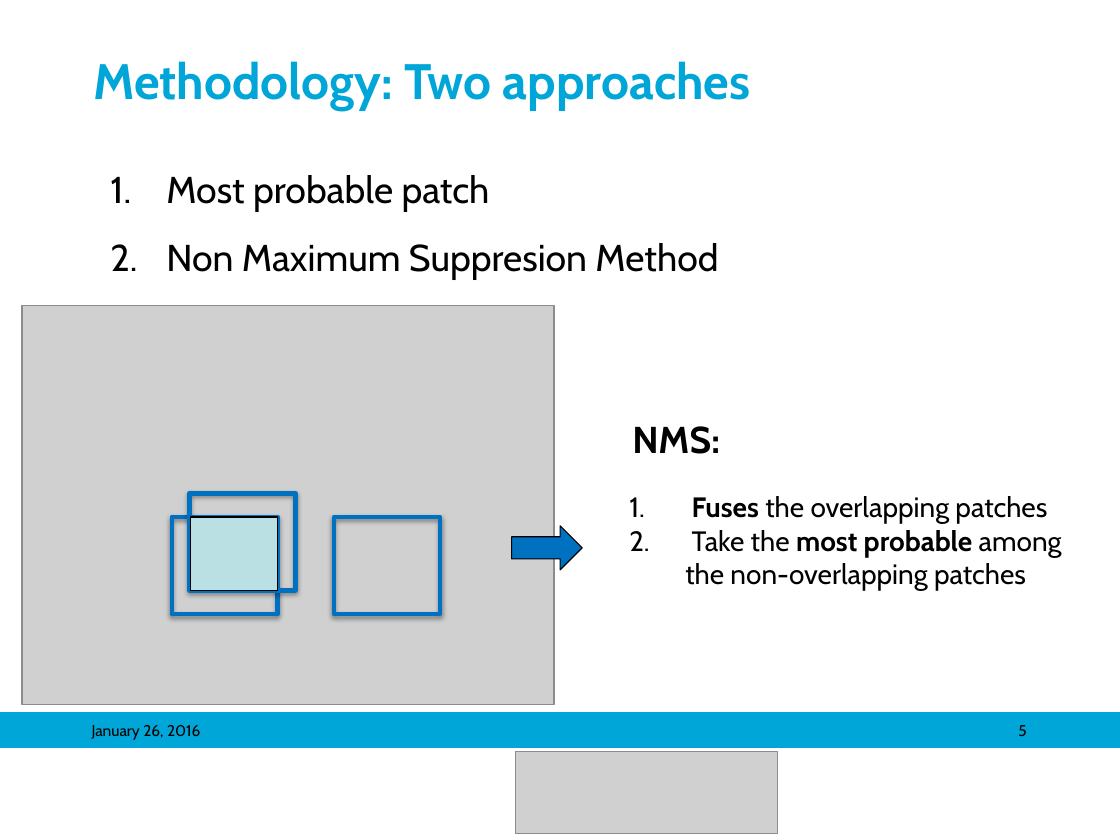
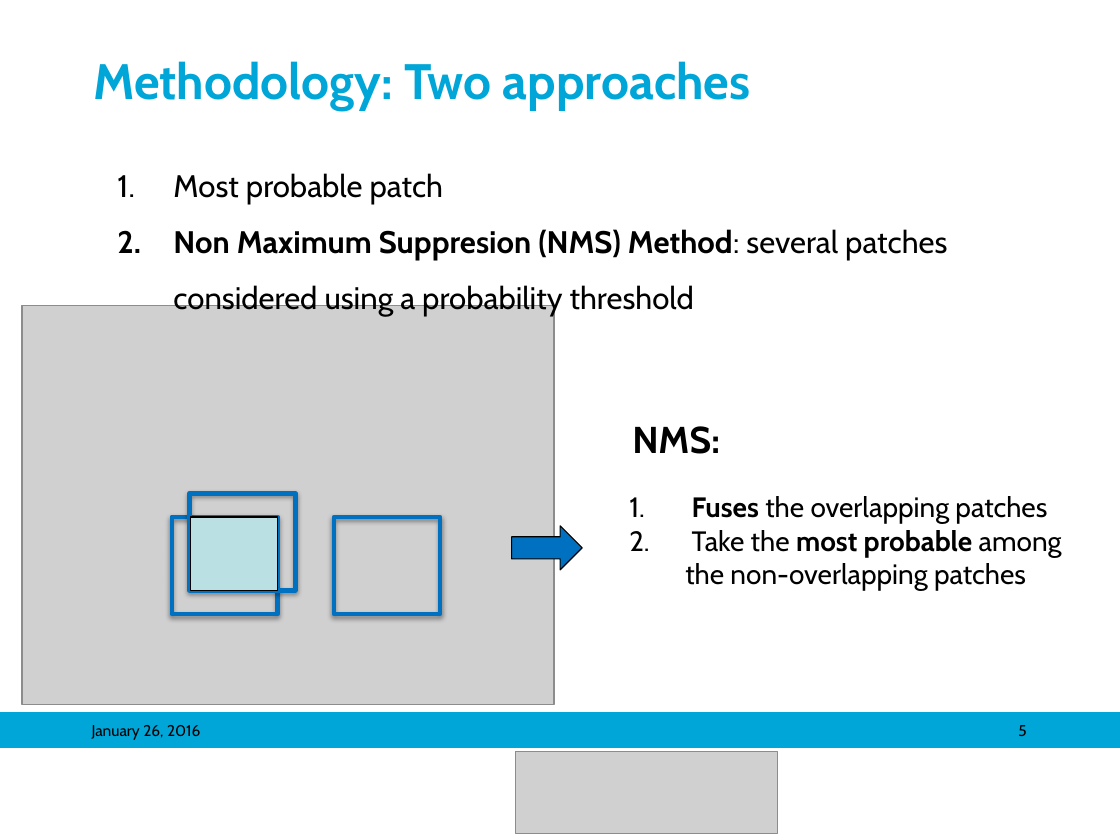
Before and after one commit to mariasv/MM_MedVis_Project, a slide deck: slide 5 of ppt/Object Detection in Medical Images_maria.pptx. Drawn at 1120x840 pixels with LibreOffice and Linux fonts; fonts in the diff are those of the drawing; grey boxes stand for pictures; background and template pictures are left out. Boxes give left, top, right and bottom in pixels: in the first picture for what was removed or moved away, otherwise in the second. Text is boxed around its words. In the diff, an @@ line names an element or a change of style, - is before the commit and + after.

```diff
--- a/ppt/Object Detection in Medical Images_maria.pptx
+++ b/ppt/Object Detection in Medical Images_maria.pptx
@@ text at (173, 173, 443, 205): size 24 to 20 pt in "Most probable patch" @@
@@ text at (173, 229, 947, 317): text changed; size 24 to 20 pt @@
-2. Non Maximum Suppresion Method
+2. Non Maximum Suppresion (NMS) Method: several patches considered using a probability threshold
```
Also in this commit, not shown: 8 other slides changed, 1 slide added, 2 slides removed.
